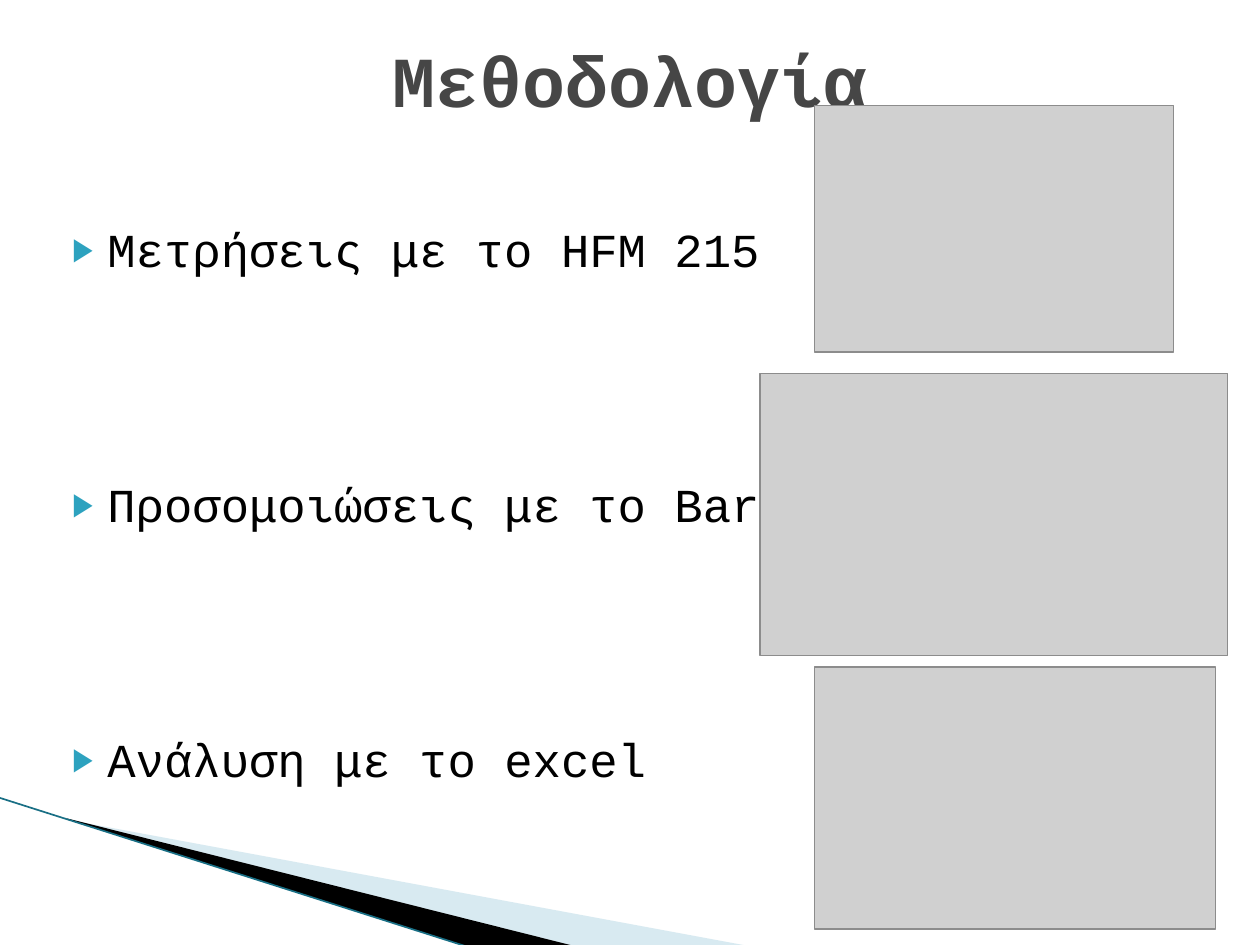
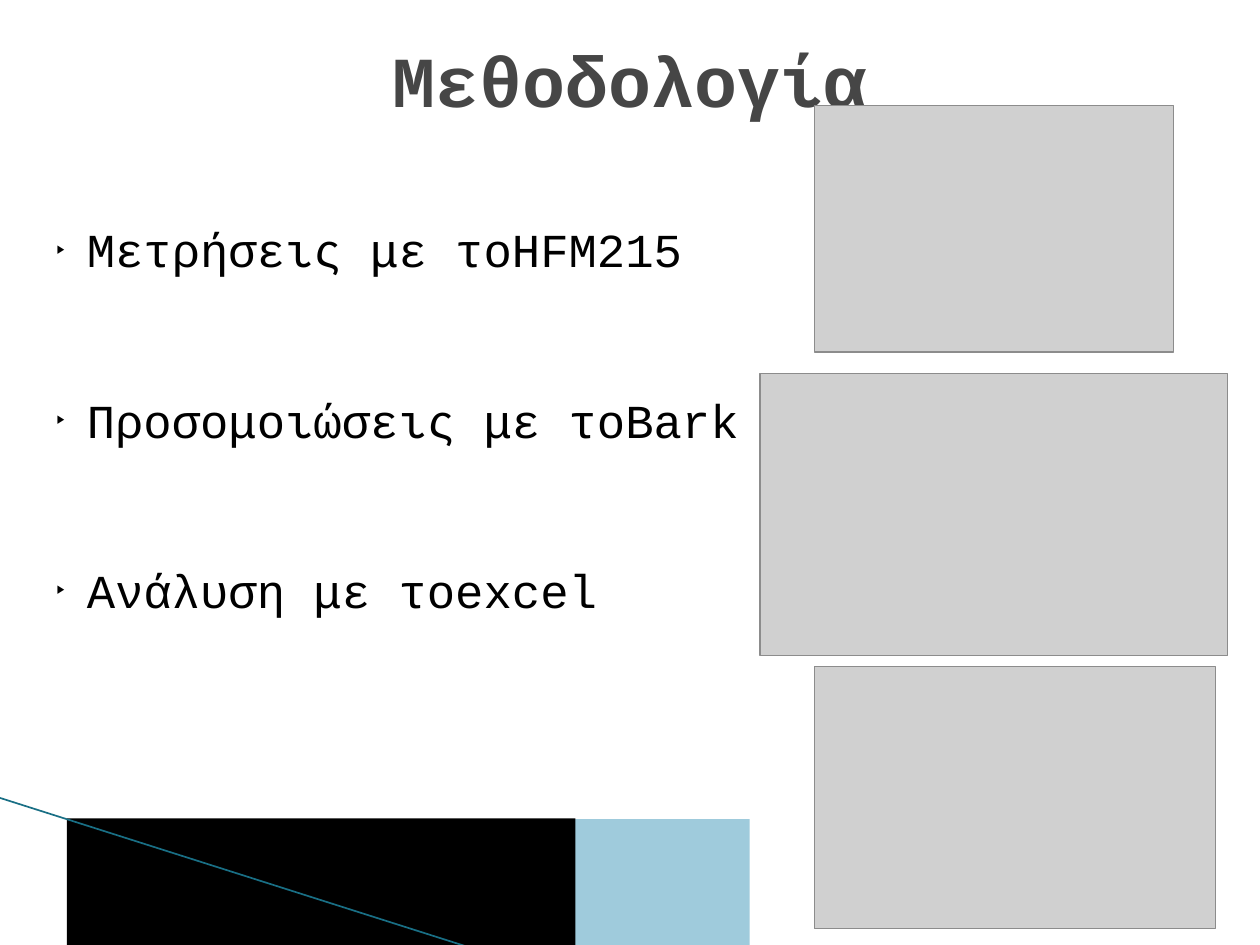
Before and after one commit to DeathNex/bark_GUI, a slide deck: slide 4 of Thesis Documents/Info on bark (chapter 2)/(2) Παρουσίαση πτυχιακής.pptx. Drawn at 1260x945 pixels with LibreOffice and Linux fonts; fonts in the diff are those of the drawing; grey boxes stand for pictures; background and template pictures are left out. Boxes give left, top, right and bottom in pixels: in the first picture for what was removed or moved away, otherwise in the second. Text is boxed around its words. In the diff, an @@ line names an element or a change of style, - is before the commit and + after.

```diff
--- a/Thesis Documents/Info on bark (chapter 2)/(2) Παρουσίαση πτυχιακής.pptx
+++ b/Thesis Documents/Info on bark (chapter 2)/(2) Παρουσίαση πτυχιακής.pptx
@@ text at [87,234,739,618]: text changed @@
-▶ Μετρήσεις με το HFM 215
-▶ Προσομοιώσεις με το Bark
-▶ Ανάλυση με το excel
+▶ Μετρήσεις με τοHFM215
+▶ Προσομοιώσεις με τοBark
+▶ Ανάλυση με τοexcel
@@ line (0, 798) - (467, 945): stroke #97C5D8 0.95 pt to #196F85 0.96 pt @@
@@ freeform shape removed at [67,818,576,945] @@
@@ rectangle added at [67,818,576,945], fill #000000 @@
@@ freeform shape removed at [69,819,750,945] @@
@@ rectangle added at [69,819,750,945], fill #9FCBDC @@
```
Also in this commit, not shown: 33 other slides changed, 53 other files.
